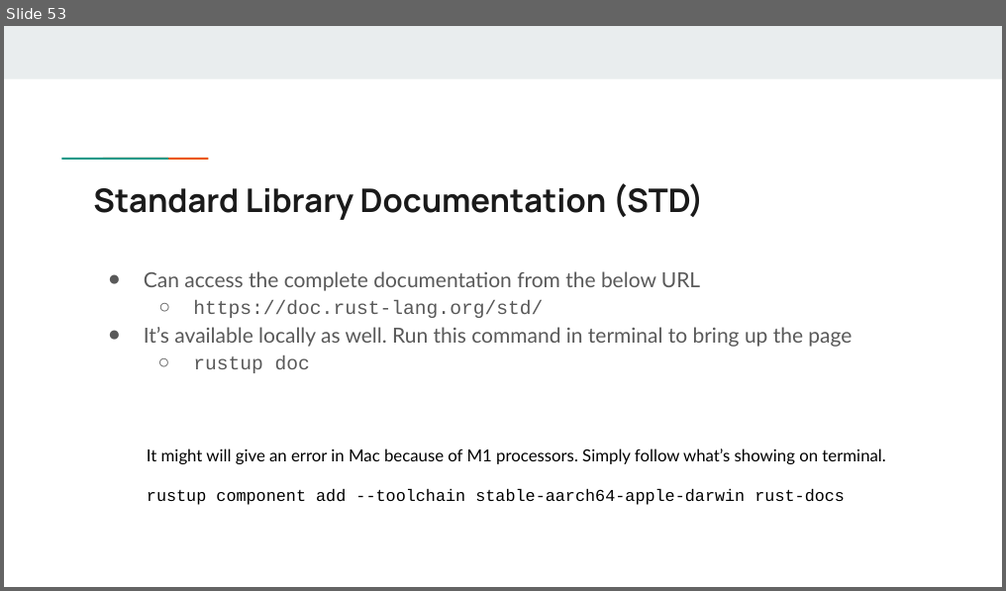
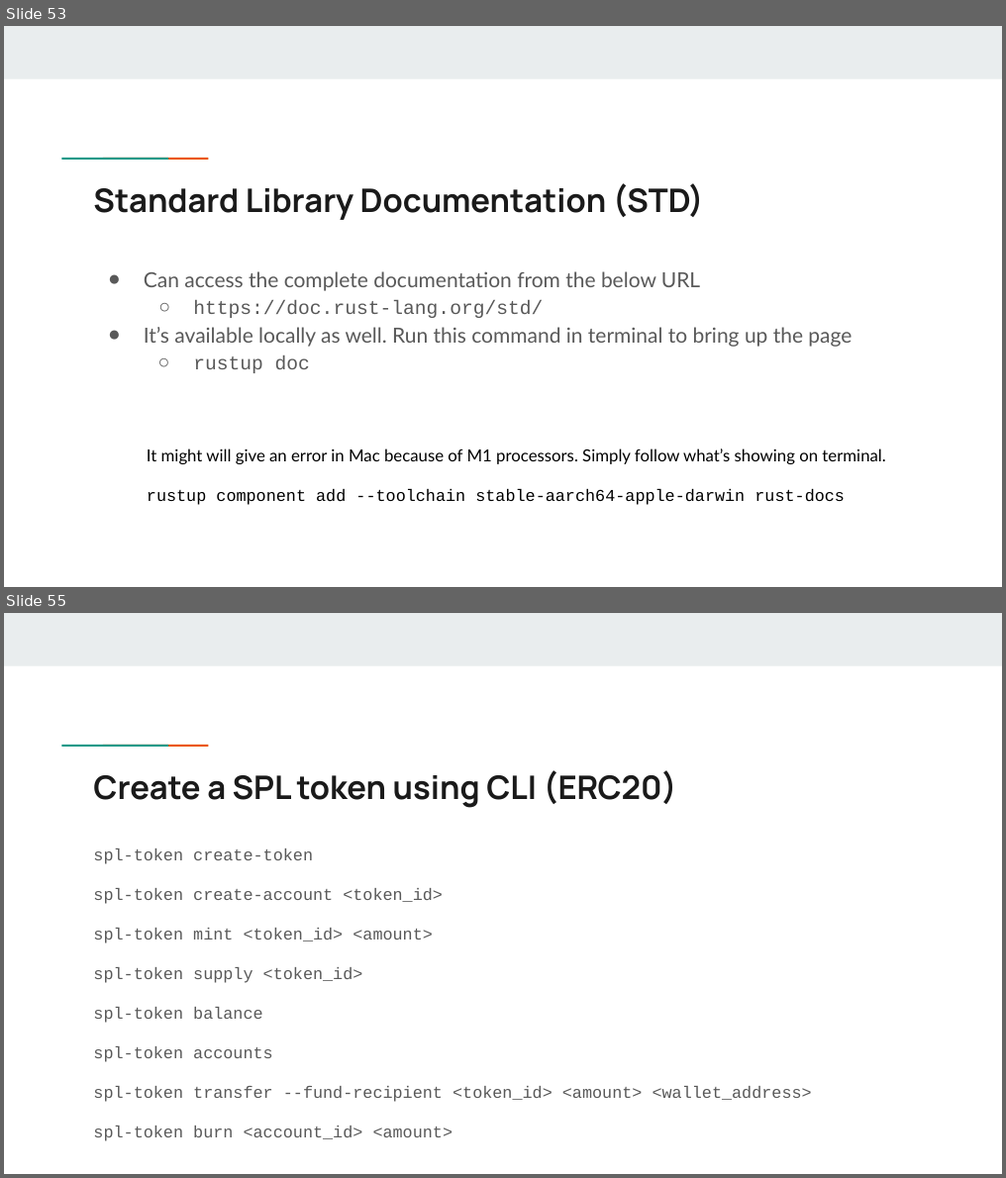
Before and after one commit to anj-powr/rust-solana-dev, a slide deck: Rust - Crash Course.pptx. Shown one above the other, each under a label of ours: slide 53 before the commit, slides 53 and 55 after it; the slides between them are not shown. The pictures are 1006x591 and 1006x1178 pixels, drawn with LibreOffice and Linux fonts; fonts in the diff are those of the drawing. Boxes give left, top, right and bottom in pixels: in the first picture for what was removed or moved away, otherwise in the second. Text is boxed around its words. In the diff, an @@ line names an element or a change of style, - is before the commit and + after.

Commit message:
updated presentation

```diff
--- a/Rust - Crash Course.pptx
+++ b/Rust - Crash Course.pptx
@@ slide 55 added at box(4, 613, 1002, 1174), background #FFFFFF; not listed: 3 template elements that a slide beside it also shows @@
@@ title added at box(93, 770, 677, 808), 23.4 pt, text #1A1A1A, bold @@
+Create a SPL token using CLI (ERC20)
@@ text added at box(93, 849, 812, 1142), 12 pt, text #595959 @@
+spl-token create-token
+spl-token create-account <token_id>
+spl-token mint <token_id> <amount>
+spl-token supply <token_id>
+spl-token balance
+spl-token accounts
+spl-token transfer --fund-recipient <token_id> <amount> <wallet_address>
+spl-token burn <account_id> <amount>
```
Also in this commit, not shown: 3 other slides added.
